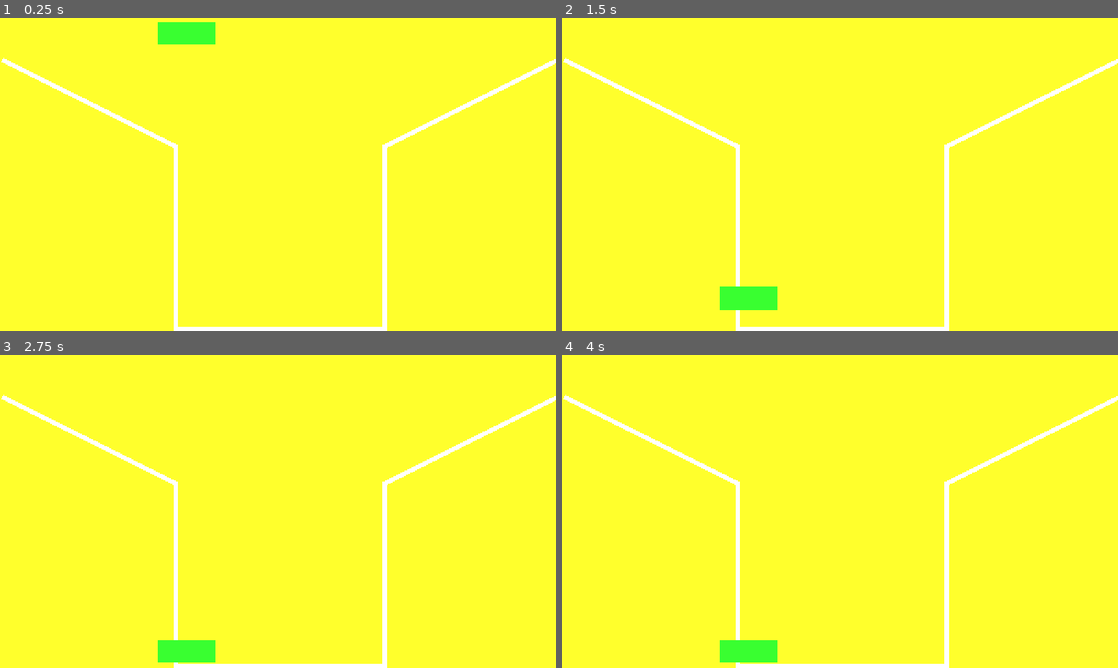
Above: before the commit, frames 1-4 (two rows, left to right).
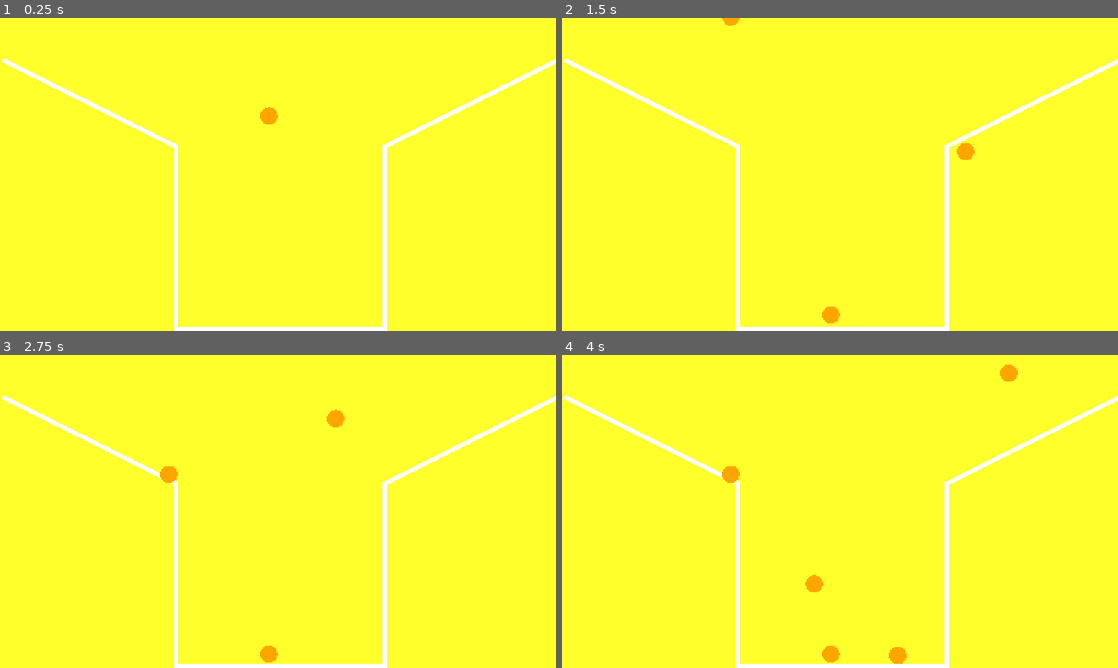
Above: after the commit, the same moments.

Repository: Lyzeum-Muenchen/2026-fortgeschrittenenkurs-samstag
Game: Godot game, scene res://Game.tscn
Two runs of this game, one before a commit and one after it. Both use one fixed random seed, a clock stepped at 60 frames per second and the inputs below.
Inputs (mouse positions are in pixels of both pictures, inside the frame that each line leads up to):
- Up to frame 1 (0.25 s): no input
- Up to frame 2 (1.5 s): move the mouse to (962, 158) at 0.52 s; click (962, 158) at 0.67 s; move the mouse to (728, 190) at 1.27 s; click (728, 190) at 1.42 s
- Up to frame 3 (2.75 s): move the mouse to (333, 442) at 2.02 s; click (333, 442) at 2.17 s
- Up to frame 4 (4 s): move the mouse to (812, 574) at 2.77 s; click (812, 574) at 2.92 s; move the mouse to (1006, 558) at 3.52 s; click (1006, 558) at 3.67 s

The runs differ from the first frame. In frame 1, 0.9% of the frame differs, in the area x 28-50%, y 1-34%; in frame 2, 1.1%; in frame 3, 1.1%; in frame 4, 1.4%, in the area x 28-82%, y 3-99%.

Commit message:
Erweiterung Watermelon-Game

Diff:
--- /dev/null
+++ b/watermelon-game/Ball.tscn
@@ -0,0 +1,15 @@
+[gd_scene format=3 uid="uid://tbg0yhrafkqq"]
+
+[ext_resource type="Script" uid="uid://cf7e31vg3noyd" path="res://ball.gd" id="1_gk6bx"]
+
+[sub_resource type="PhysicsMaterial" id="PhysicsMaterial_utmpi"]
+bounce = 0.25
+
+[sub_resource type="CircleShape2D" id="CircleShape2D_gk6bx"]
+
+[node name="Ball" type="RigidBody2D" unique_id=185759462]
+physics_material_override = SubResource("PhysicsMaterial_utmpi")
+script = ExtResource("1_gk6bx")
+
+[node name="CollisionShape2D" type="CollisionShape2D" parent="." unique_id=1196756290]
+shape = SubResource("CircleShape2D_gk6bx")
--- a/watermelon-game/Game.tscn
+++ b/watermelon-game/Game.tscn
@@ -1,4 +1,7 @@
 [gd_scene format=3 uid="uid://beedydhd0hp6f"]
+
+[ext_resource type="PackedScene" uid="uid://tbg0yhrafkqq" path="res://Ball.tscn" id="1_wbfu4"]
+[ext_resource type="Script" uid="uid://dr30tye6s7us7" path="res://game.gd" id="1_xkndl"]
 
 [sub_resource type="Gradient" id="Gradient_6ubv3"]
 offsets = PackedFloat32Array(1)
@@ -10,21 +13,15 @@
 [sub_resource type="RectangleShape2D" id="RectangleShape2D_m2ctd"]
 size = Vector2(505, 24)
 
-[sub_resource type="PhysicsMaterial" id="PhysicsMaterial_utmpi"]
-bounce = 0.25
+[sub_resource type="RectangleShape2D" id="RectangleShape2D_utmpi"]
+size = Vector2(36, 435)
 
-[sub_resource type="Gradient" id="Gradient_wbfu4"]
-offsets = PackedFloat32Array(1)
-colors = PackedColorArray(0.22352941, 1, 0.1882353, 1)
-
-[sub_resource type="GradientTexture1D" id="GradientTexture1D_m2ctd"]
-gradient = SubResource("Gradient_wbfu4")
-
-[sub_resource type="RectangleShape2D" id="RectangleShape2D_tg3de"]
-size = Vector2(135, 53)
+[sub_resource type="RectangleShape2D" id="RectangleShape2D_xutu1"]
+size = Vector2(28.5, 432)
 
 [node name="Game" type="Node2D" unique_id=133891653]
 position = Vector2(5, -4)
+script = ExtResource("1_xkndl")
 
 [node name="Background" type="Sprite2D" parent="." unique_id=293640495]
 position = Vector2(705, 372)
@@ -40,15 +37,13 @@
 position = Vector2(639.5, 724)
 shape = SubResource("RectangleShape2D_m2ctd")
 
-[node name="Block" type="RigidBody2D" parent="." unique_id=207180903]
-position = Vector2(-3, 2)
-physics_material_override = SubResource("PhysicsMaterial_utmpi")
+[node name="CollisionShape2D2" type="CollisionShape2D" parent="Container" unique_id=663641167]
+position = Vector2(388, 515.5)
+shape = SubResource("RectangleShape2D_utmpi")
 
-[node name="Sprite2D" type="Sprite2D" parent="Block" unique_id=1959743986]
-position = Vector2(427, 9.000001)
-scale = Vector2(0.51953125, 52.5)
-texture = SubResource("GradientTexture1D_m2ctd")
+[node name="CollisionShape2D3" type="CollisionShape2D" parent="Container" unique_id=1241151142]
+position = Vector2(889.75, 516)
+shape = SubResource("RectangleShape2D_xutu1")
 
-[node name="CollisionShape2D" type="CollisionShape2D" parent="Block" unique_id=1927027724]
-position = Vector2(427.5, 8.5)
-shape = SubResource("RectangleShape2D_tg3de")
+[node name="Ball" parent="." unique_id=185759462 instance=ExtResource("1_wbfu4")]
+position = Vector2(614, 201)
--- /dev/null
+++ b/watermelon-game/ball.gd
@@ -0,0 +1,22 @@
+class_name Ball
+extends RigidBody2D
+
+@export var radius = 20
+@export var ball_color = Color.ORANGE
+@onready var shape : CollisionShape2D = $CollisionShape2D
+
+func _ready() -> void:
+	# collision shape konfigurieren
+	contact_monitor = true
+	# TODO Kollisionslogik
+
+	set_radius(radius)
+
+func set_radius(new_radius: float) -> void:
+	radius = new_radius
+	if shape and shape.shape is CircleShape2D:
+		shape.shape.radius = radius
+	queue_redraw()
+
+func _draw() -> void:
+	draw_circle(Vector2.ZERO, radius, ball_color)
--- /dev/null
+++ b/watermelon-game/game.gd
@@ -0,0 +1,10 @@
+extends Node2D
+
+var ball_scene = preload("res://Ball.tscn") # Name anpassen!
+
+func _input(event):
+	if event is InputEventMouseButton and event.pressed:
+		var ball: RigidBody2D = ball_scene.instantiate()
+		ball.position = event.position
+		ball.position.y = 0
+		add_child(ball)
Not shown, added: watermelon-game/ball.gd.uid
Not shown, added: watermelon-game/game.gd.uid
